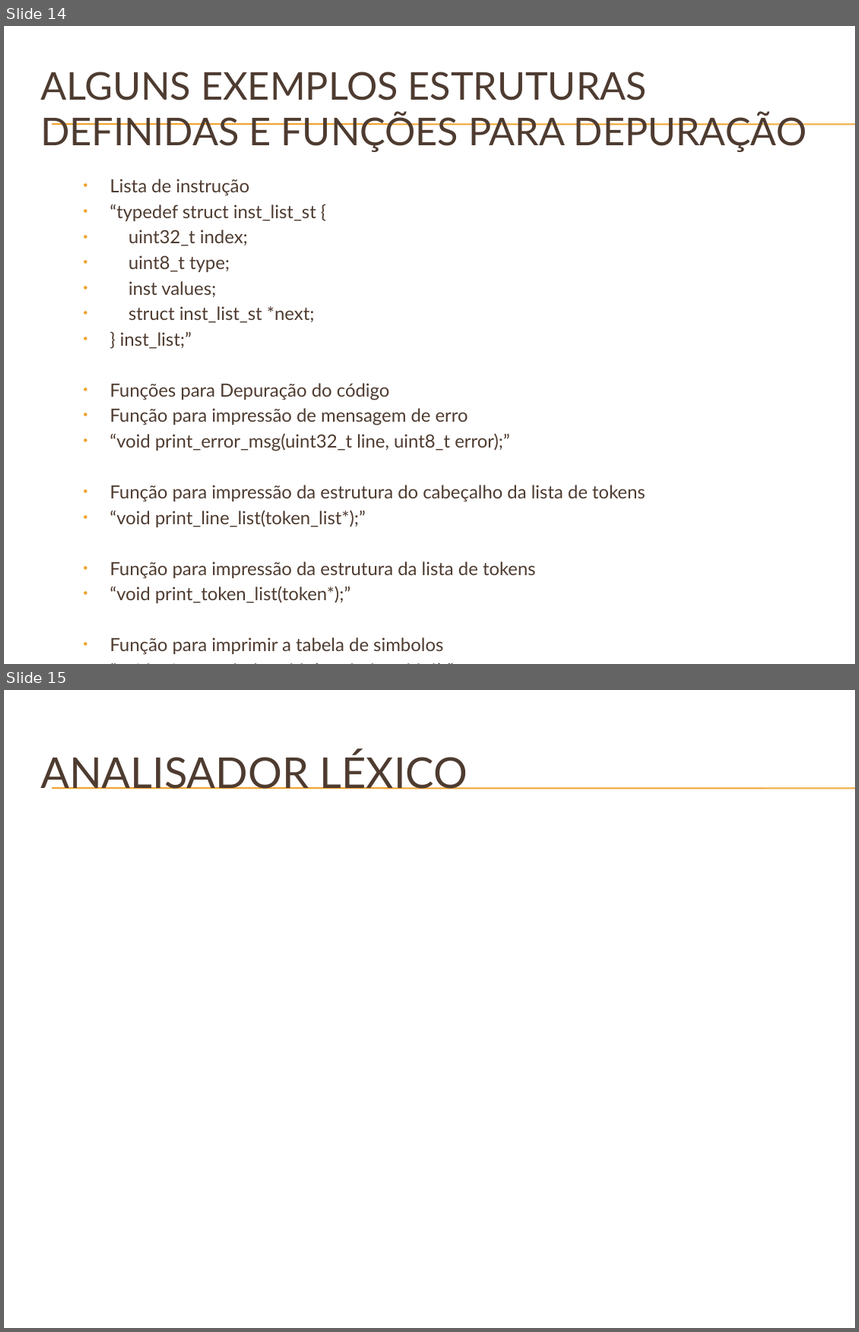
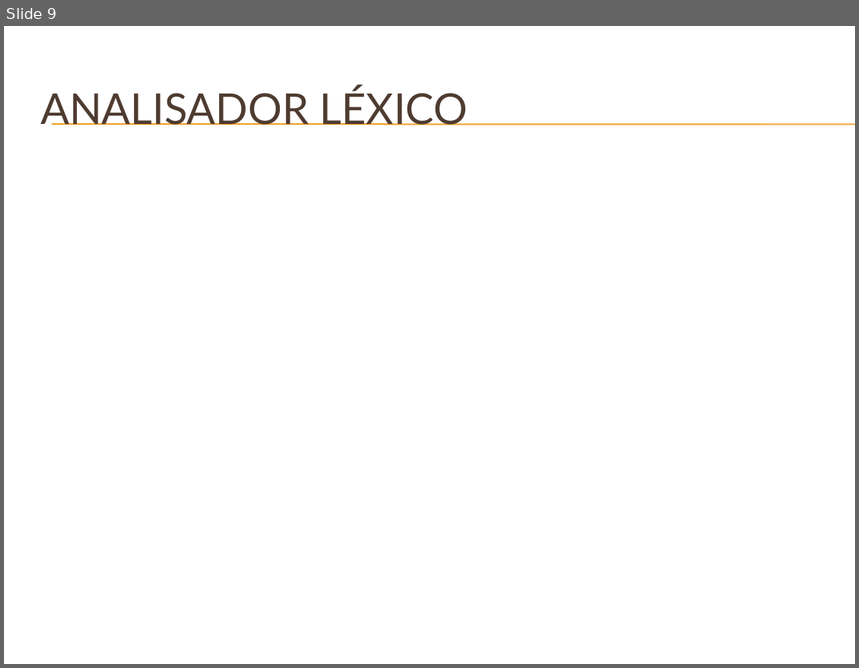
Before and after one commit to phdenis40/mips-assembler-unb, a slide deck: doc/Apresentação do GMAG – Software Básico.pptx. Shown one above the other, each under a label of ours: slides 14 and 15 before the commit, slide 9 after it. The pictures are 859x1332 and 859x668 pixels, drawn with LibreOffice and Linux fonts; fonts in the diff are those of the drawing; background and template pictures are left out. Boxes give left, top, right and bottom in pixels: in the first picture for what was removed or moved away, otherwise in the second. Text is boxed around its words. In the diff, an @@ line names an element or a change of style, - is before the commit and + after.

```diff
--- a/doc/Apresentação do GMAG – Software Básico.pptx
+++ b/doc/Apresentação do GMAG – Software Básico.pptx
@@ slide 14 removed at (4,26,855,664), background picture (left out); not listed: 2 template elements that a slide beside it also shows @@
@@ title removed at (40,72,807,152) @@
-ALGUNS EXEMPLOS ESTRUTURAS DEFINIDAS E FUNÇÕES PARA DEPURAÇÃO
@@ text removed at (110,179,645,651) @@
-  • Lista de instrução
-  • “typedef struct inst_list_st {
-  • uint32_t index;
-  • uint8_t type;
-  • inst values;
-  • struct inst_list_st *next;
-  • } inst_list;”
-  • Funções para Depuração do código
-  • Função para impressão de mensagem de erro
-  • “void print_error_msg(uint32_t line, uint8_t error);”
-  • Função para impressão da estrutura do cabeçalho da lista de tokens
-  • “void print_line_list(token_list*);”
-  • Função para impressão da estrutura da lista de tokens
-  • “void print_token_list(token*);”
-  • Função para imprimir a tabela de simbolos
-  • “void print_symbols_table(symbols_table*);”
@@ what was slide 15 is now slide 9 @@
```
Also in this commit, not shown: 5 slides changed, 12 slides added, 11 other slides removed.
